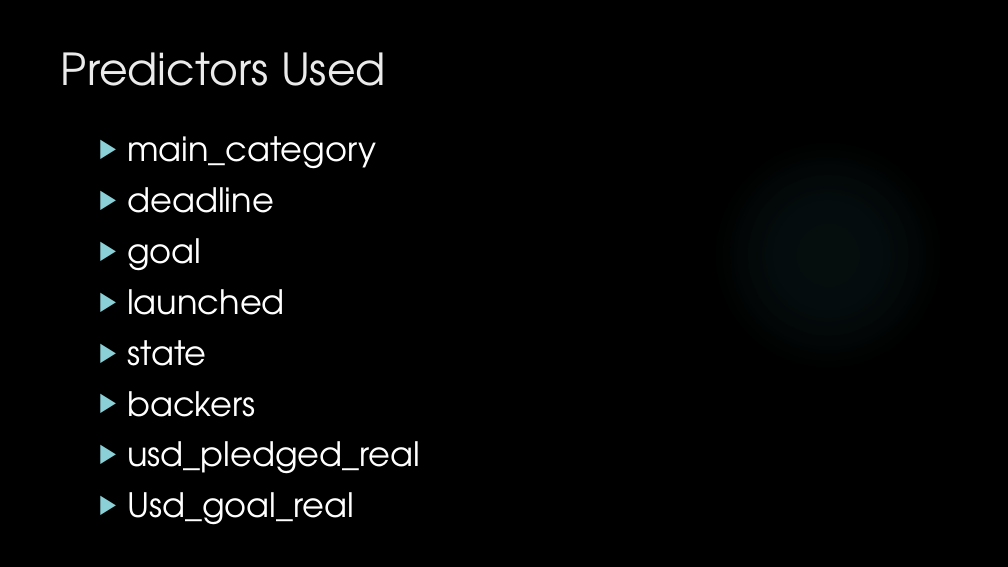
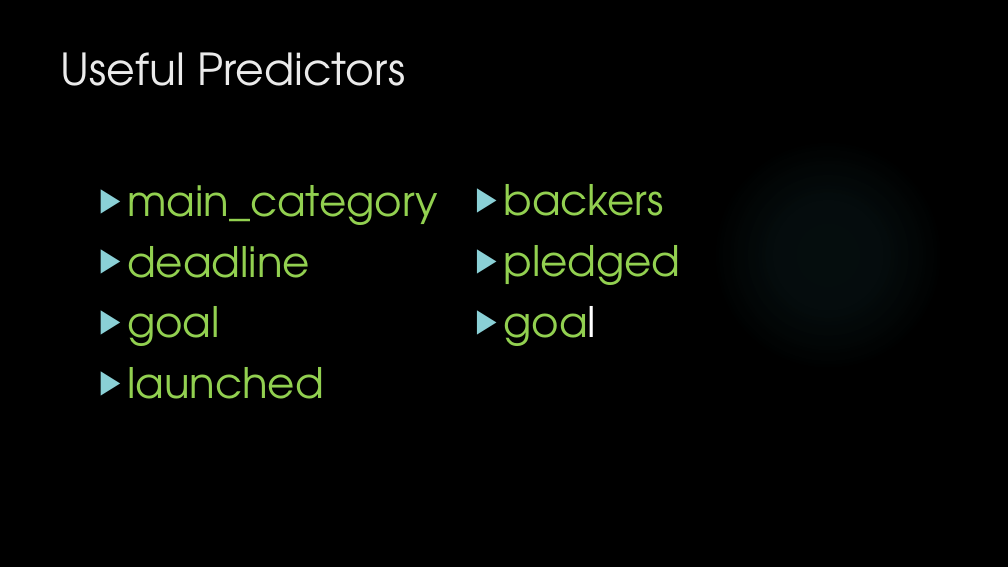
Before and after one commit to jedeming11/summerProject, a slide deck: slide 5 of Presentation.pptx. Drawn at 1008x567 pixels with LibreOffice and Linux fonts; fonts in the diff are those of the drawing; background and template pictures are left out. Boxes give left, top, right and bottom in pixels: in the first picture for what was removed or moved away, otherwise in the second. Text is boxed around its words. In the diff, an @@ line names an element or a change of style, - is before the commit and + after.

```diff
--- a/Presentation.pptx
+++ b/Presentation.pptx
@@ title at box(61, 52, 405, 86): text changed @@
-Predictors Used
+Useful Predictors
@@ text "main_category": place and size @@
-text "main_category" at box(127, 136, 420, 525)
+text "main_category" at box(127, 185, 438, 399)
@@ text "main_category" at box(127, 185, 438, 399): size 32 to 40 pt, text colour #FFFFFF to #92D050 @@
@@ text added at box(503, 184, 680, 285), 40 pt, text #92D050 @@
+▶ backers
+▶ pledged
+▶ goal
@@ text at box(127, 340, 420, 525): paragraphs removed @@
-▶ state
-▶ backers
-▶ usd_pledged_real
-▶ Usd_goal_real
```
Also in this commit, not shown: 3 other slides changed, 4 slides added, 2 slides removed.
